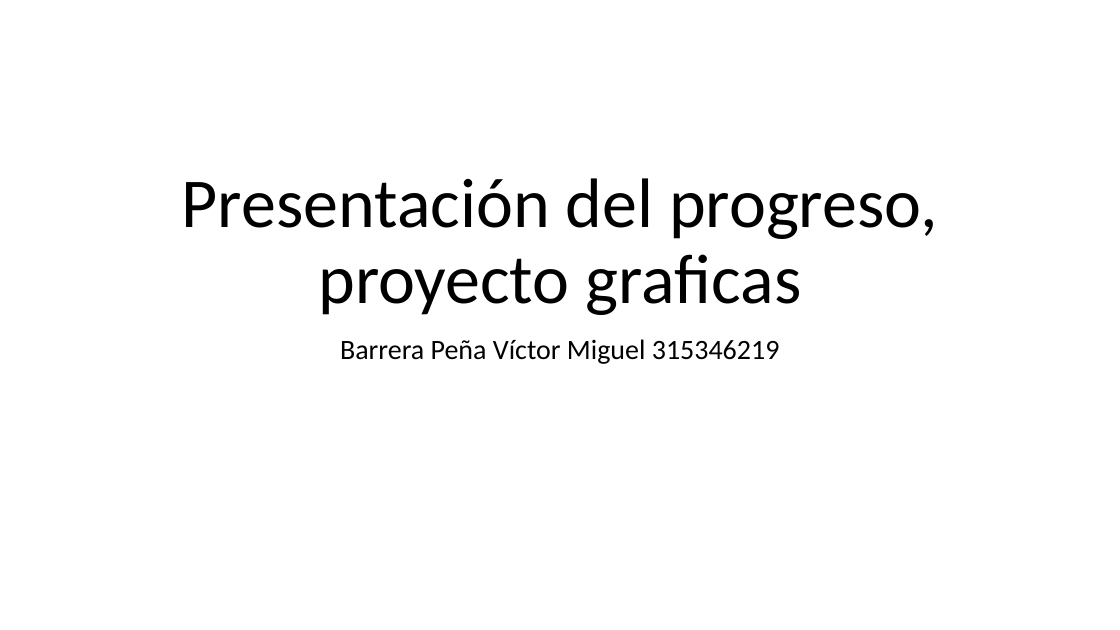
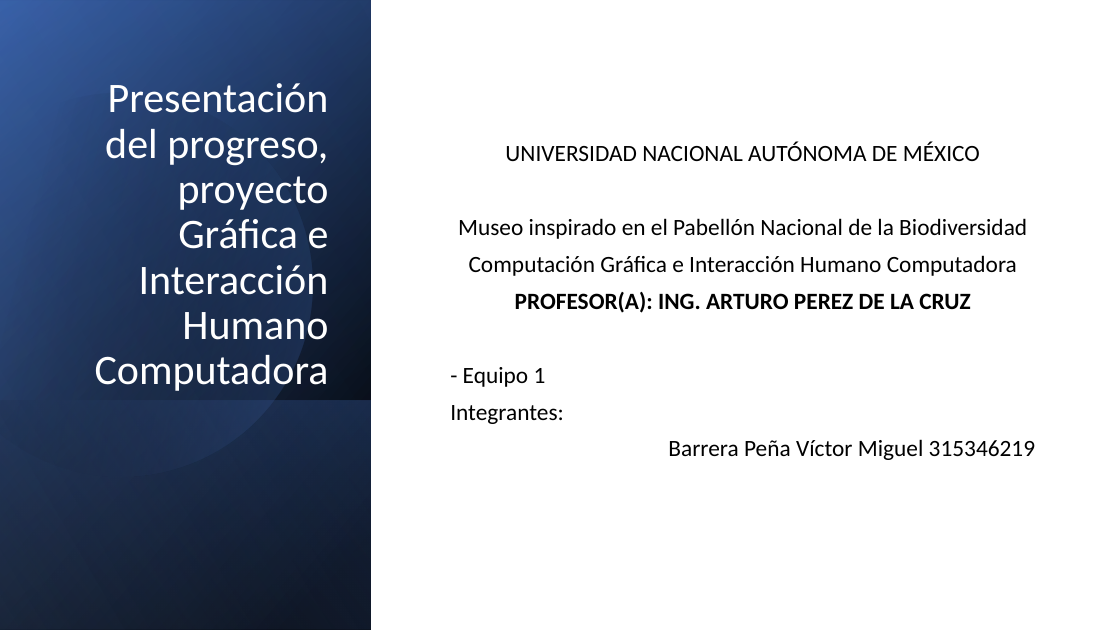
Before and after one commit to EzioFenix/Proyecto_computacion_grafica_2024-1, a slide deck: slide 1 of Presentación del progreso.pptx. Drawn at 1120x630 pixels with LibreOffice and Linux fonts; fonts in the diff are those of the drawing. Boxes give left, top, right and bottom in pixels: in the first picture for what was removed or moved away, otherwise in the second. Text is boxed around its words. In the diff, an @@ line names an element or a change of style, - is before the commit and + after.

```diff
--- a/Presentación del progreso.pptx
+++ b/Presentación del progreso.pptx
@@ rectangle added at [0, 0, 1120, 630], fill #FFFFFF @@
@@ rectangle added at [0, 0, 371, 630], fill gradient #000000 to #2F5597 @@
@@ rectangle added at [0, 1, 371, 630], fill gradient #000000 to #4472C4 @@
@@ rectangle added at [0, 0, 371, 629], fill gradient #000000 to #8FAADC @@
@@ freeform shape added at [0, 47, 359, 515], fill gradient #000000 to #4472C4 @@
@@ title at [95, 83, 329, 391]: text changed; size 60 to 36 pt; text colour #000000 to #FFFFFF @@
-Presentación del progreso, proyecto graficas
+Presentación del progreso, proyecto Gráfica e Interacción Humano Computadora
@@ subtitle "UNIVERSIDAD NACIONAL AUTÓNOMA DE MÉXICO": place and size @@
-subtitle "UNIVERSIDAD NACIONAL AUTÓNOMA DE MÉXICO" at [340, 339, 780, 364]
+subtitle "UNIVERSIDAD NACIONAL AUTÓNOMA DE MÉXICO" at [450, 142, 1035, 460]
@@ subtitle "UNIVERSIDAD NACIONAL AUTÓNOMA DE MÉXICO" at [450, 142, 1035, 460]: vertical alignment top to middle @@
@@ subtitle at [450, 142, 1027, 424]: paragraphs added @@
+UNIVERSIDAD NACIONAL AUTÓNOMA DE MÉXICO
+Museo inspirado en el Pabellón Nacional de la Biodiversidad
+Computación Gráfica e Interacción Humano Computadora
+PROFESOR(A): ING. ARTURO PEREZ DE LA CRUZ
+- Equipo 1
+Integrantes:
@@ rectangle added at [0, 400, 371, 630], fill gradient #4472C4 to #000000 @@
@@ subtitle at [668, 439, 1035, 460]: size 24 to 20 pt in "Barrera Peña Víctor Miguel 315346219"; alignment centre to right @@
```
Also in this commit, not shown: 1 other slide changed, 11 slides added, 3 other files.
